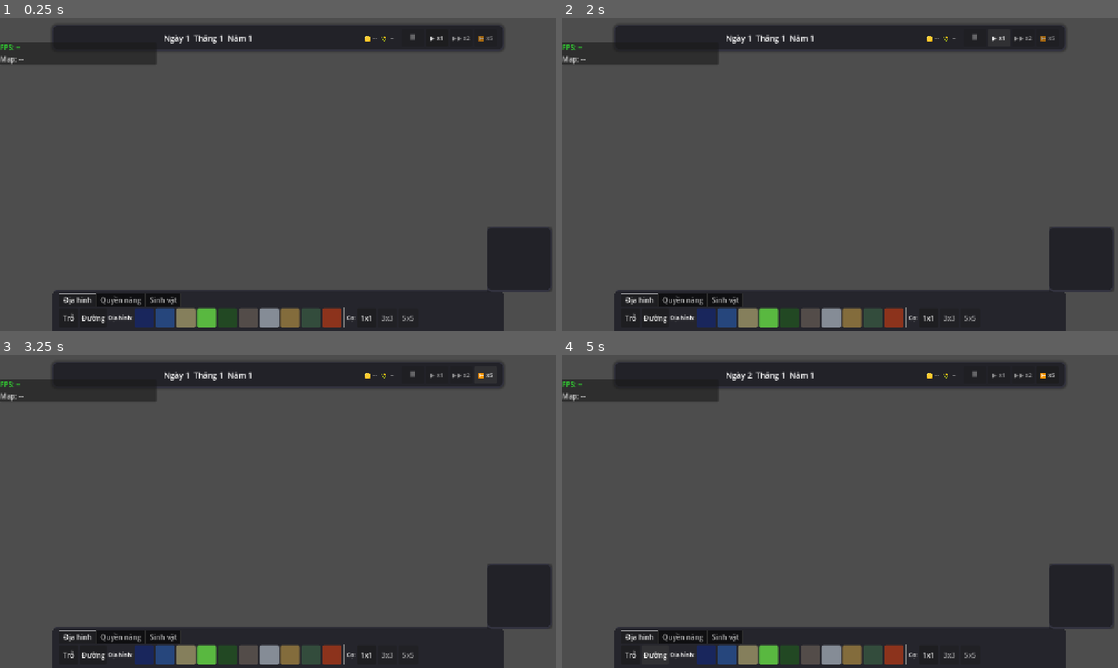
Above: before the commit, frames 1-4 (two rows, left to right).
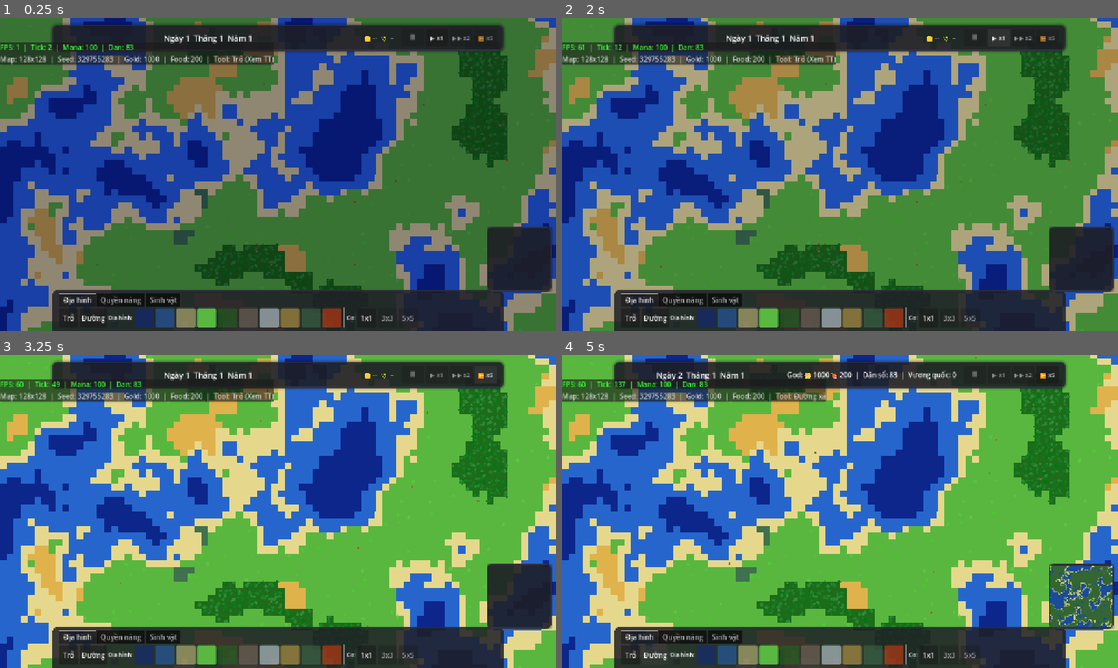
Above: after the commit, the same moments.

Repository: fate1105/worldcity
Game: Godot game, scene res://scenes/game.tscn
Two runs of this game, one before a commit and one after it. Both use one fixed random seed, a clock stepped at 60 frames per second and the inputs below.
Inputs:
- Up to frame 1 (0.25 s): no input
- Up to frame 2 (2 s): click "⏸" at 0.5 s; click "▶ x1" at 1.25 s
- Up to frame 3 (3.25 s): click "▶▶ x2" at 2 s; click "⏩ x5" at 2.75 s
- Up to frame 4 (5 s): click "Trỏ" at 3.5 s; click "Đường" at 4.25 s

The runs differ from the first frame. In frame 1, 80% of the frame differs, in the area x 0-100%, y 0-100%; in frame 2, 80%; in frame 3, 80%; in frame 4, 83%.
Error before the commit: Parse Error: Identifier "seed_val" not declared in the current scope. (res://scenes/game.gd:140)
Error after the commit: Invalid call. Nonexistent function 'set_stats' in base 'RefCounted (CitizenStore)'. (res://src/sim/citizens/citizen_system.gd:336)

Commit message:
fix: seed_val scope error in game.gd

Diff:
--- a/scenes/game.gd
+++ b/scenes/game.gd
@@ -110,6 +110,13 @@
 	_daynight_modulate.name = "DayNightModulate"
 	add_child(_daynight_modulate)
 	_update_daynight(GameClock.tick)
+
+	EventBus.tile_changed.connect(func(tx: int, ty: int) -> void: _world_view.mark_dirty(tx, ty))
+
+	# Phát mana ban đầu lên HUD
+	EventBus.mana_changed.emit(_world_state.mana, _world_state.max_mana)
+
+	push_warning("WorldCity seed: %d" % seed_val)
 
 func _update_daynight(tick: int) -> void:
 	if not _daynight_modulate: return
@@ -132,13 +139,6 @@
 
 	_daynight_modulate.color = color
 
-	EventBus.tile_changed.connect(func(tx: int, ty: int) -> void: _world_view.mark_dirty(tx, ty))
-
-	# Phát mana ban đầu lên HUD
-	EventBus.mana_changed.emit(_world_state.mana, _world_state.max_mana)
-
-	push_warning("WorldCity seed: %d" % seed_val)
-
 # ──────────────────────────────────────────────
 # Tick / Ngày
 # ──────────────────────────────────────────────
